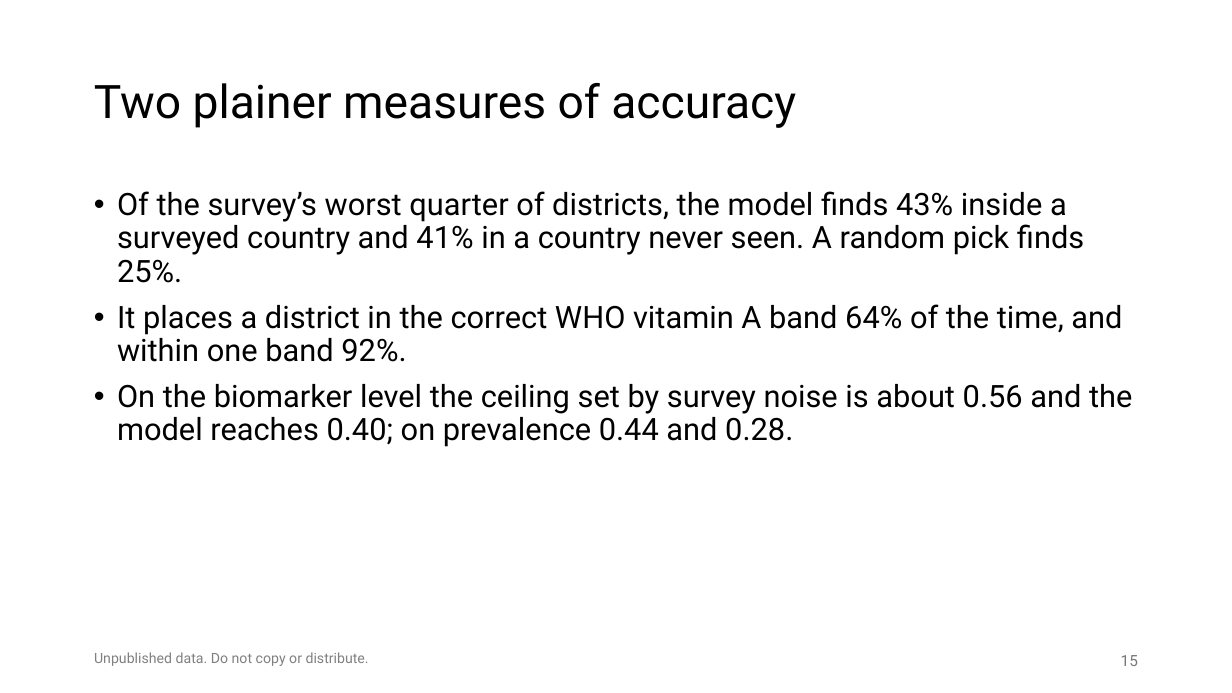
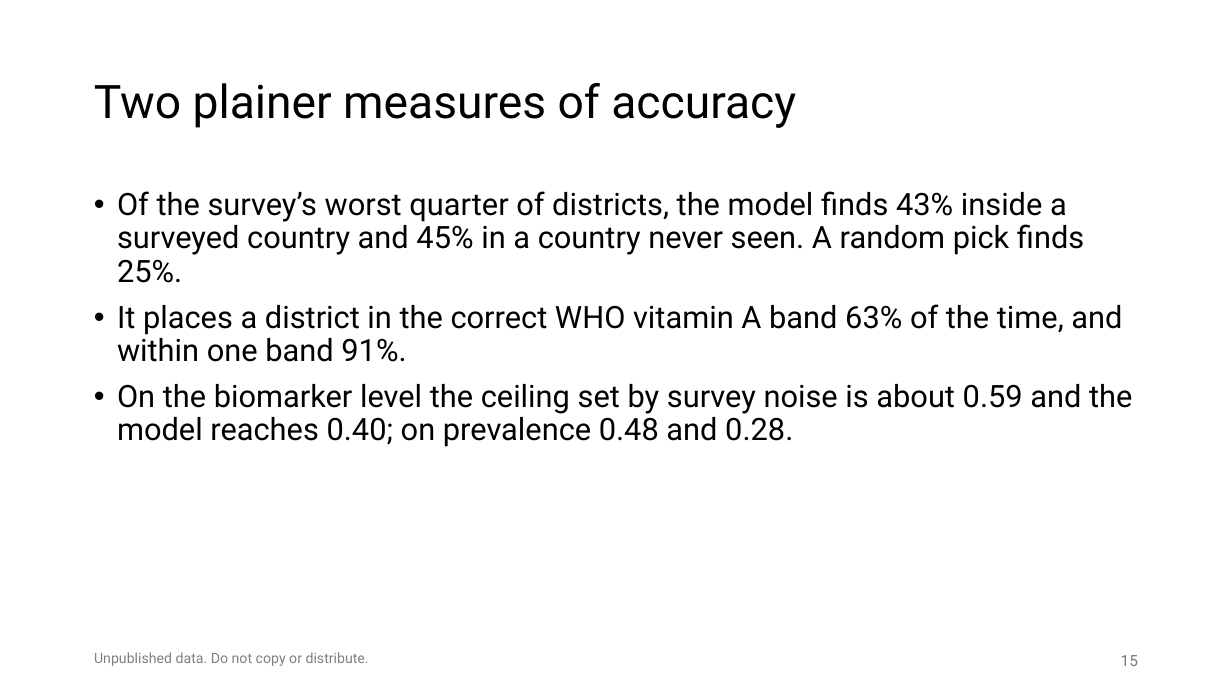
Before and after one commit to amertens/mn-prediction, a slide deck: slide 15 of docs/slides/MN-proxy-policy-deck-2026-09.pptx. Drawn at 1232x693 pixels with LibreOffice and Linux fonts; fonts in the diff are those of the drawing; background and template pictures are left out. Boxes give left, top, right and bottom in pixels: in the first picture for what was removed or moved away, otherwise in the second. Text is boxed around its words. In the diff, an @@ line names an element or a change of style, - is before the commit and + after.

```diff
--- a/docs/slides/MN-proxy-policy-deck-2026-09.pptx
+++ b/docs/slides/MN-proxy-policy-deck-2026-09.pptx
@@ text at (117,191,1132,447): text changed @@
-• Of the survey’s worst quarter of districts, the model finds 43% inside a surveyed country and 41% in a country never seen. A random pick finds 25%.
-• It places a district in the correct WHO vitamin A band 64% of the time, and within one band 92%.
-• On the biomarker level the ceiling set by survey noise is about 0.56 and the model reaches 0.40; on prevalence 0.44 and 0.28.
+• Of the survey’s worst quarter of districts, the model finds 43% inside a surveyed country and 45% in a country never seen. A random pick finds 25%.
+• It places a district in the correct WHO vitamin A band 63% of the time, and within one band 91%.
+• On the biomarker level the ceiling set by survey noise is about 0.59 and the model reaches 0.40; on prevalence 0.48 and 0.28.
```
Also in this commit, not shown: 6 other slides changed, 19 other files.
